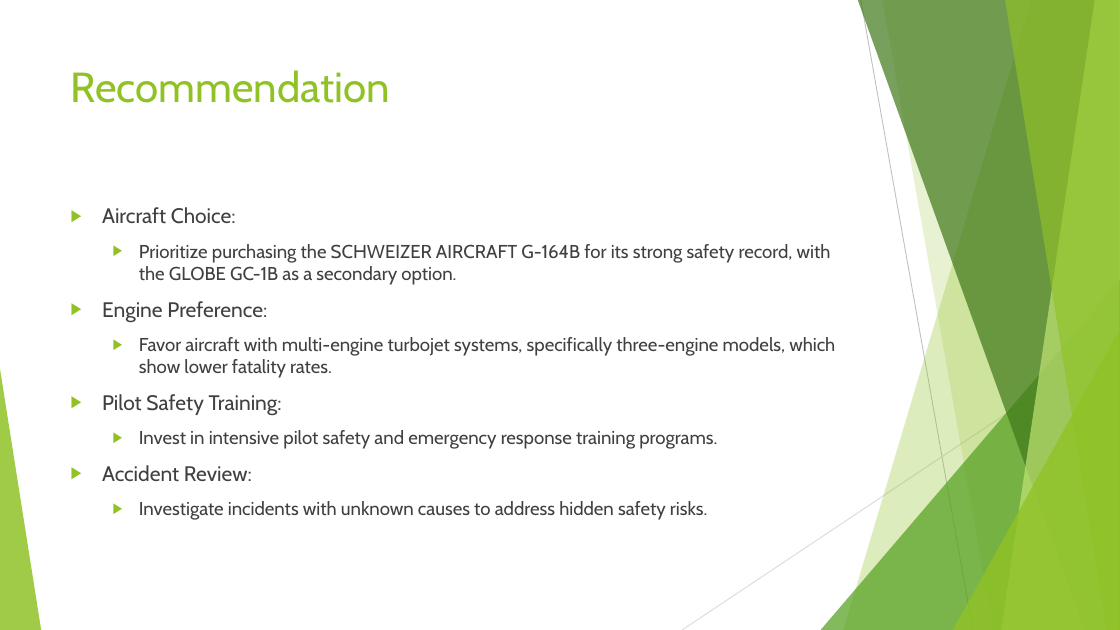
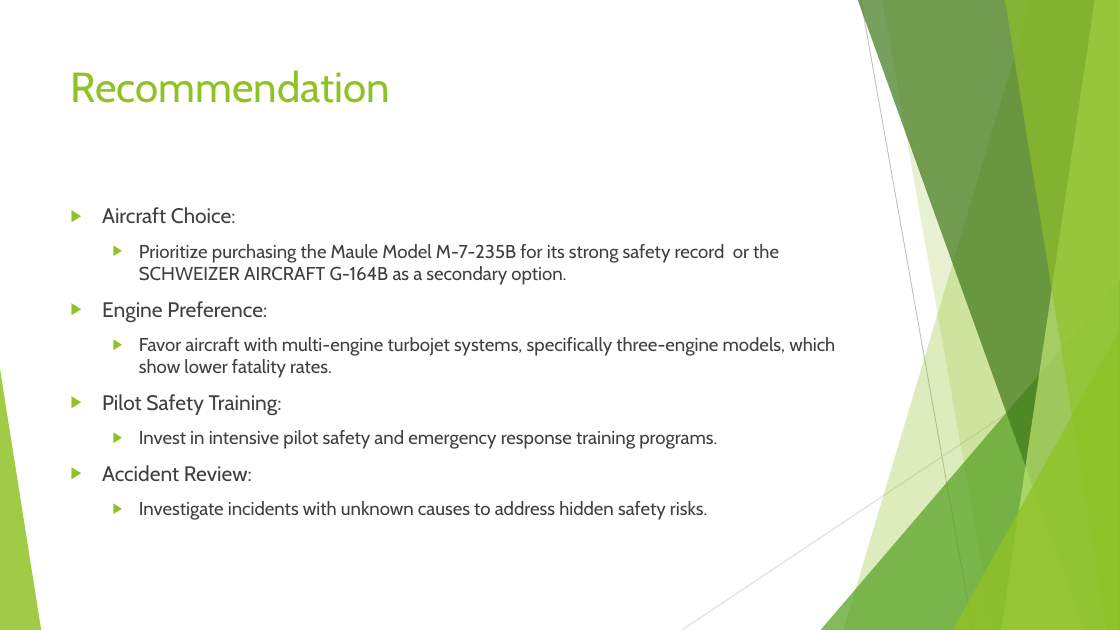
Before and after one commit to jnnjogu/Aviation_accidents_risk_assessment, a slide deck: slide 11 of Presentation.pptx. Drawn at 1120x630 pixels with LibreOffice and Linux fonts; fonts in the diff are those of the drawing. Boxes give left, top, right and bottom in pixels: in the first picture for what was removed or moved away, otherwise in the second. Text is boxed around its words. In the diff, an @@ line names an element or a change of style, - is before the commit and + after.

Commit message:
Revised the recommendations

```diff
--- a/Presentation.pptx
+++ b/Presentation.pptx
@@ text at (139, 244, 779, 285): text changed @@
-  ▶ Prioritize purchasing the SCHWEIZER AIRCRAFT G-164B for its strong safety record, with the GLOBE GC-1B as a secondary option.
+  ▶ Prioritize purchasing the Maule Model M-7-235B for its strong safety record or the SCHWEIZER AIRCRAFT G-164B as a secondary option.
```
Also in this commit, not shown: 3 other slides changed, 1 other file.
